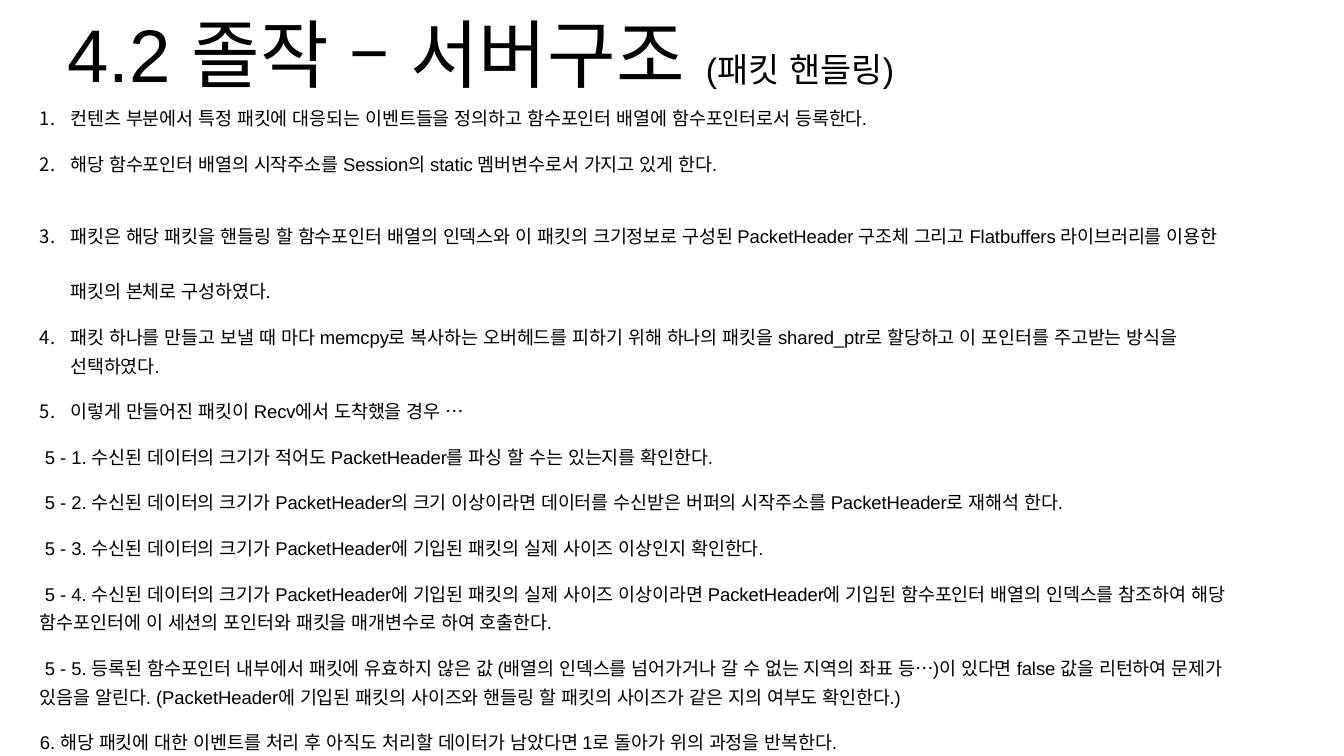
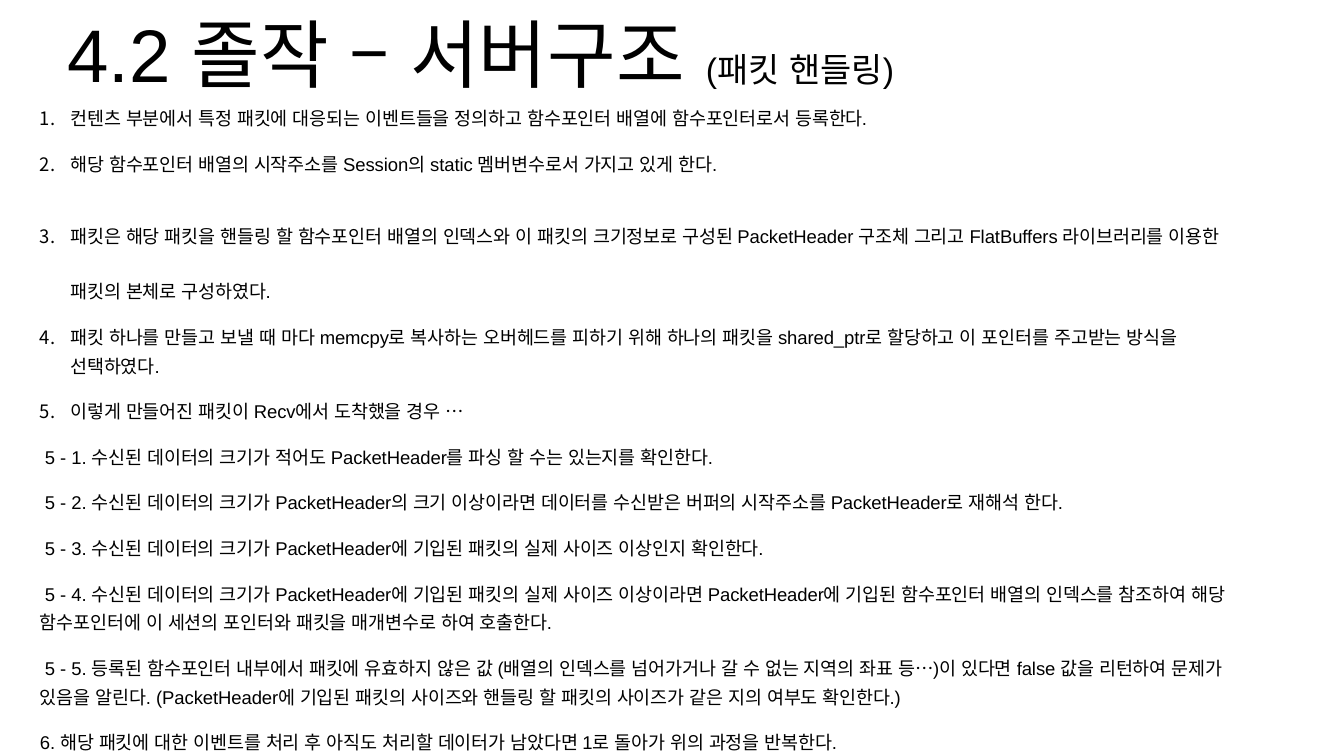
Before and after one commit to hypernagox/FYP_Evergreen, a slide deck: slide 27 of 포트폴리오/서버_최재혁/포트폴리오.pptx. Drawn at 1344x756 pixels with LibreOffice and Linux fonts; fonts in the diff are those of the drawing. Boxes give left, top, right and bottom in pixels: in the first picture for what was removed or moved away, otherwise in the second. Text is boxed around its words. In the diff, an @@ line names an element or a change of style, - is before the commit and + after.

```diff
--- a/포트폴리오/서버_최재혁/포트폴리오.pptx
+++ b/포트폴리오/서버_최재혁/포트폴리오.pptx
@@ text at box(70, 227, 1220, 300): text changed @@
-3. 패킷은 해당 패킷을 핸들링 할 함수포인터 배열의 인덱스와 이 패킷의 크기정보로 구성된 PacketHeader 구조체 그리고 Flatbuffers 라이브러리를 이용한 패킷의 본체로 구성하였다.
+3. 패킷은 해당 패킷을 핸들링 할 함수포인터 배열의 인덱스와 이 패킷의 크기정보로 구성된 PacketHeader 구조체 그리고 FlatBuffers 라이브러리를 이용한 패킷의 본체로 구성하였다.
```
Also in this commit, not shown: 2 other slides changed.
